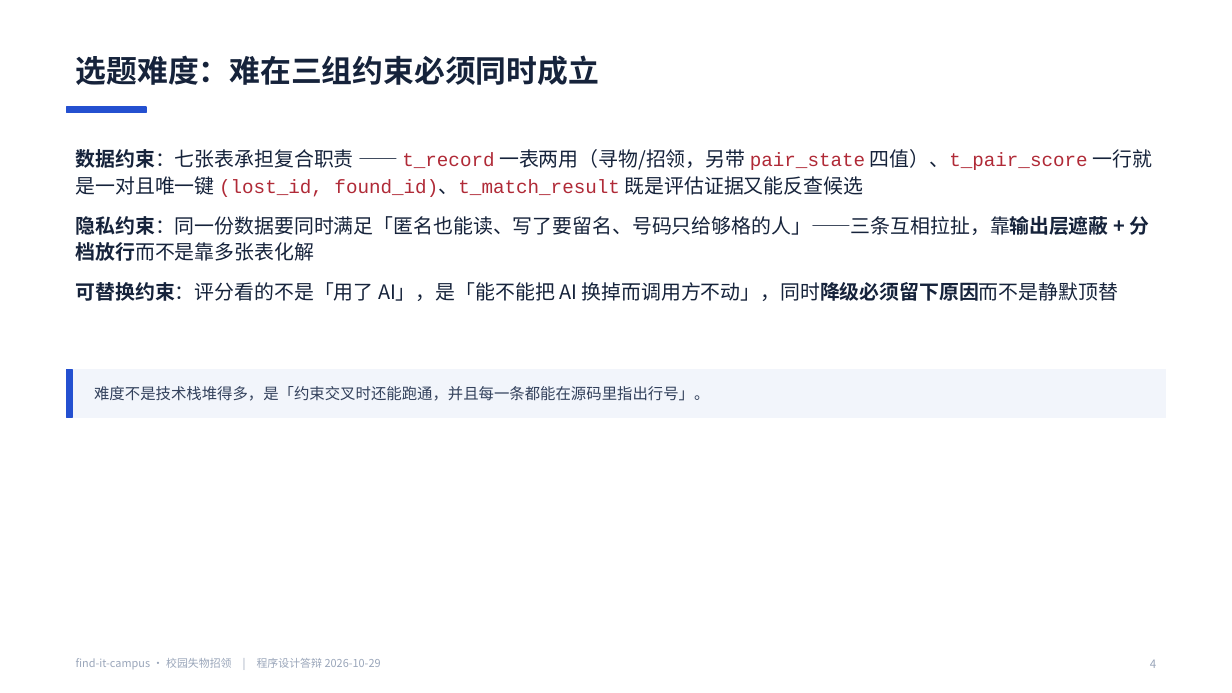
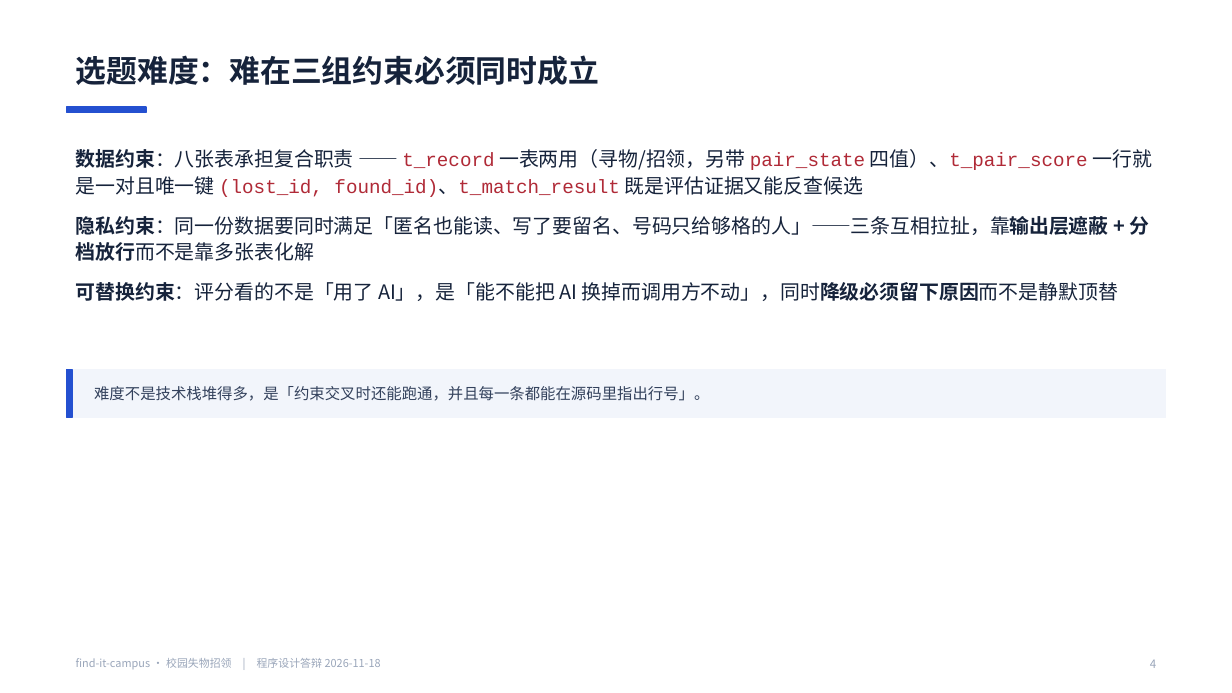
Before and after one commit to BLingKiy/find-it-campus, a slide deck: slide 4 of docs/delivery/答辩PPT.pptx. Drawn at 1232x693 pixels with LibreOffice and Linux fonts; fonts in the diff are those of the drawing. Boxes give left, top, right and bottom in pixels: in the first picture for what was removed or moved away, otherwise in the second. Text is boxed around its words. In the diff, an @@ line names an element or a change of style, - is before the commit and + after.

```diff
--- a/docs/delivery/答辩PPT.pptx
+++ b/docs/delivery/答辩PPT.pptx
@@ text at [76, 149, 1152, 197]: text changed @@
-• 数据约束：七张表承担复合职责 —— t_record 一表两用（寻物/招领，另带 pair_state 四值）、t_pair_score 一行就是一对且唯一键 (lost_id, found_id)、t_match_result 既是评估证据又能反查候选
+• 数据约束：八张表承担复合职责 —— t_record 一表两用（寻物/招领，另带 pair_state 四值）、t_pair_score 一行就是一对且唯一键 (lost_id, found_id)、t_match_result 既是评估证据又能反查候选
@@ text at [76, 658, 381, 669]: text changed @@
-find-it-campus · 校园失物招领 | 程序设计答辩 2026-10-29
+find-it-campus · 校园失物招领 | 程序设计答辩 2026-11-18
```
Also in this commit, not shown: 24 other slides changed, 44 other files.
